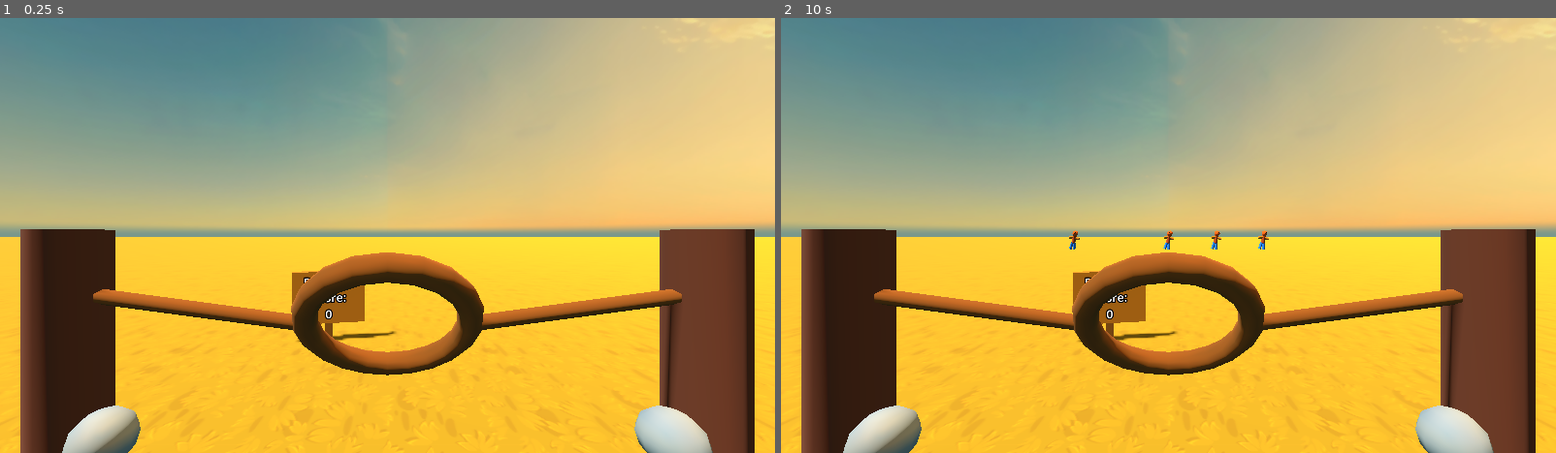
Above: before the commit, frames 1-2 (left to right).
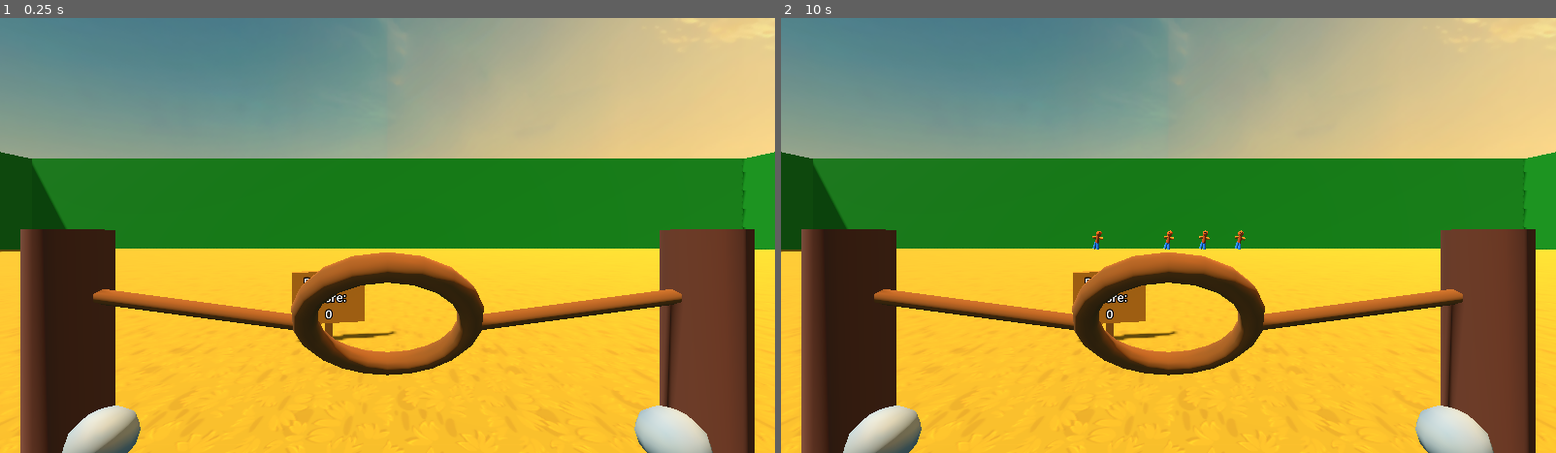
Above: after the commit, the same moments.

Repository: carterpiepenburg1/pumpkinchuckin-
Game: Godot game, scene res://Scenes/pumpkinchuckin.tscn
Same seed, same stepped clock (60 frames per second), same inputs: the game is played once before the commit and once after it.
Inputs:
- Up to frame 1 (0.25 s): no input
- Up to frame 2 (10 s): tap Enter at 0.5, 2, 3.5 s; tap Space at 1.25, 2.75, 4.25 s

The runs differ from the first frame. In frame 1, 20% of the frame differs, in the area x 0-100%, y 30-54%; in frame 2, 20%.

Commit message:
Boundary

Diff:
--- a/Scenes/pumpkinchuckin.tscn
+++ b/Scenes/pumpkinchuckin.tscn
@@ -32,6 +32,24 @@
 albedo_texture = ExtResource("6_ebto2")
 uv1_scale = Vector3(2000, 2000, 2000)
 
+[sub_resource type="StandardMaterial3D" id="StandardMaterial3D_0u05k"]
+albedo_color = Color(7.2196127e-07, 0.4493385, 4.813075e-07, 1)
+
+[sub_resource type="StandardMaterial3D" id="StandardMaterial3D_0ryyh"]
+albedo_color = Color(0, 0.4509804, 0, 1)
+
+[sub_resource type="StandardMaterial3D" id="StandardMaterial3D_3n3ex"]
+albedo_color = Color(0, 0.4509804, 0, 1)
+
+[sub_resource type="StandardMaterial3D" id="StandardMaterial3D_4ixpx"]
+albedo_color = Color(0, 0.4509804, 0, 1)
+
+[sub_resource type="StandardMaterial3D" id="StandardMaterial3D_6di5v"]
+albedo_color = Color(0.65891117, 1.9131974e-06, 5.2943824e-07, 1)
+
+[sub_resource type="StandardMaterial3D" id="StandardMaterial3D_b176m"]
+albedo_color = Color(0.34103164, 0.2692149, 0, 1)
+
 [sub_resource type="StandardMaterial3D" id="StandardMaterial3D_8o4mi"]
 albedo_color = Color(0.35095242, 0.15484291, 0.07356518, 1)
 
@@ -122,6 +140,41 @@
 
 [node name="Vine3" parent="Environment" instance=ExtResource("5_8o4mi")]
 transform = Transform3D(0.5, 0, 0, 0, 0.5, 0, 0, 0, 0.5, -1.7, 0, 0)
+
+[node name="Treeline" type="CSGBox3D" parent="Environment"]
+transform = Transform3D(1, 0, 0, 0, 1, 0, 0, 0, 1, 0, 5, -32)
+material_override = SubResource("StandardMaterial3D_0u05k")
+size = Vector3(80, 10, 1)
+
+[node name="LeftTreeline" type="CSGBox3D" parent="Environment"]
+transform = Transform3D(1, 0, 0, 0, 1, 0, 0, 0, 1, -40, 5, 43)
+material_override = SubResource("StandardMaterial3D_0ryyh")
+size = Vector3(1, 10, 150)
+
+[node name="RightTreeline" type="CSGBox3D" parent="Environment"]
+transform = Transform3D(1, 0, 0, 0, 1, 0, 0, 0, 1, 40, 5, 43)
+material_override = SubResource("StandardMaterial3D_3n3ex")
+size = Vector3(1, 10, 150)
+
+[node name="BackTreeline" type="CSGBox3D" parent="Environment"]
+transform = Transform3D(1, 0, 0, 0, 1, 0, 0, 0, 1, 0, 5, 118)
+size = Vector3(80, 10, 1)
+material = SubResource("StandardMaterial3D_4ixpx")
+
+[node name="Barn" type="CSGBox3D" parent="Environment"]
+transform = Transform3D(1, 0, 0, 0, 1, 0, 0, 0, 1, -15, 4, 24)
+size = Vector3(10, 8, 20)
+material = SubResource("StandardMaterial3D_6di5v")
+
+[node name="MainField" type="CSGBox3D" parent="Environment"]
+transform = Transform3D(1, 0, 0, 0, 1, 0, 0, 0, 1, 12, 0.5, 50)
+material_override = SubResource("StandardMaterial3D_b176m")
+size = Vector3(35, 1, 80)
+
+[node name="SmallField" type="CSGBox3D" parent="Environment"]
+transform = Transform3D(1, 0, 0, 0, 1, 0, 0, 0, 1, -20, 0.5, 65)
+material_override = SubResource("StandardMaterial3D_b176m")
+size = Vector3(25, 1, 50)
 
 [node name="Slingshot" type="Node3D" parent="."]
 transform = Transform3D(1, 0, 0, 0, 1, 0, 0, 0, 1, 0, 0, -0.89874977)
--- a/Scripts/enemy/enemy.gd
+++ b/Scripts/enemy/enemy.gd
@@ -40,7 +40,7 @@
 		var newPointLabel = pointLabel.instantiate()
 		newPointLabel.points = parent.pointValue
 		get_tree().current_scene.add_child(newPointLabel)
-		newPointLabel.global_position = parent.global_position
+		newPointLabel.global_position = get_parent().global_position
 		newPointLabel.rotation.y = deg_to_rad(270)
 
 		queue_free()
--- a/Scripts/globals.gd
+++ b/Scripts/globals.gd
@@ -7,7 +7,7 @@
 
 #Enemy placement
 var enemyStartDistance = 30
-var rowWidth = 20
+var rowWidth = 15
 var enemiesPerRow = 5
 var enemyDensity = 0.5
 
Not shown: 1 places in Scenes/pumpkinchuckin.tscn that only renumber resources
